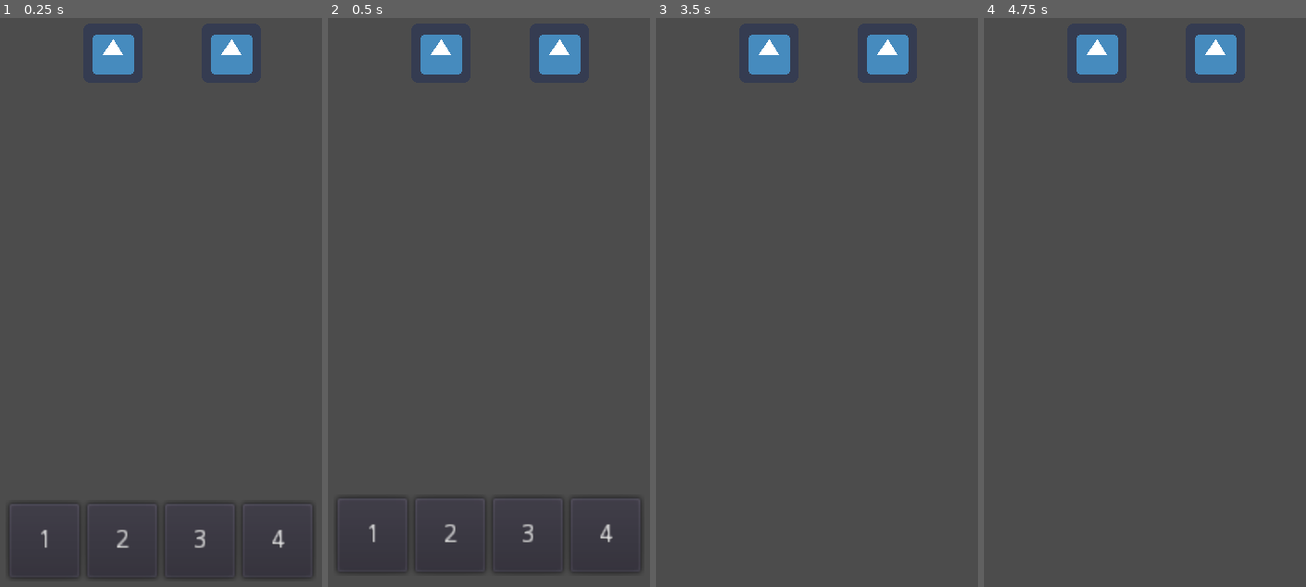
Above: before the commit, frames 1-4 (left to right).
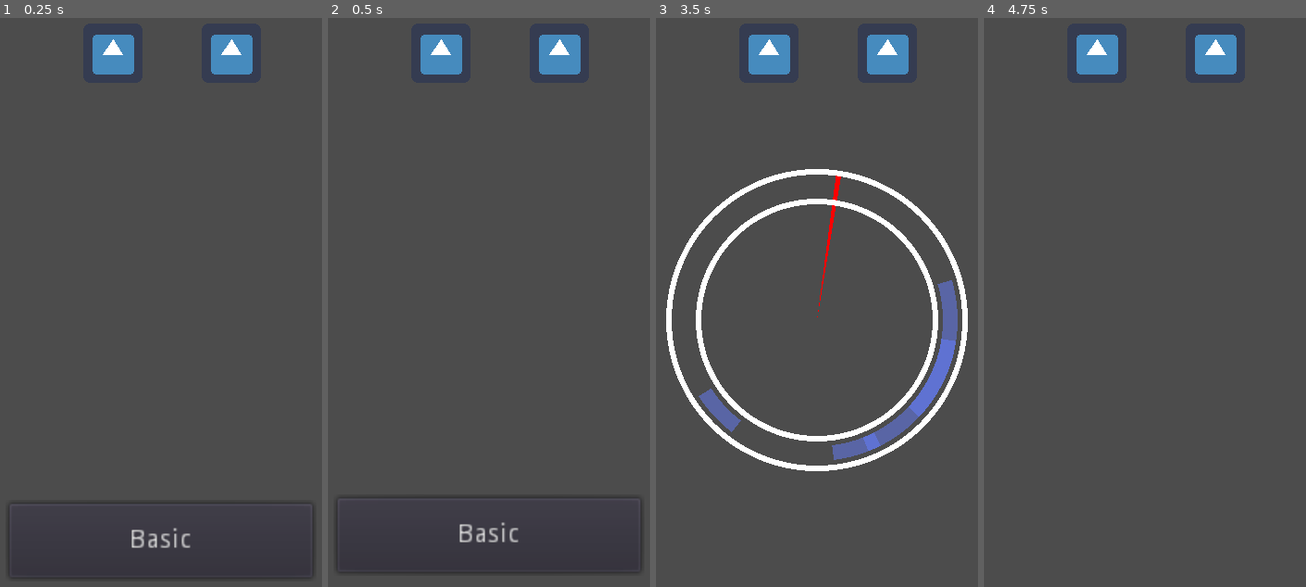
Above: after the commit, the same moments.

Repository: mharitsnf/SoulWheel
Game: Godot game, scene res://Scenes/Main/Root.tscn
The game is run twice, just before and just after one commit, with the same random seed, the same clock (stepped at 60 frames per second) and the same inputs. The engine's default icon, where the game draws it, is replaced by a stand-in: a white triangle on a blue panel in a dark square.
Inputs:
- Up to frame 1 (0.25 s): no input
- Up to frame 2 (0.5 s): no input
- Up to frame 3 (3.5 s): click "1" (after the commit: "Basic") at 0.5 s; tap Enter (ui_accept) at 1.25, 1.52, 2, 2.27, 2.75 s
- Up to frame 4 (4.75 s): tap Enter (ui_accept) at 3.77, 4.25, 4.52 s

The runs differ from the first frame. In frame 1, 0.5% of the frame differs, in the area x 12-89%, y 85-94%; in frame 2, 0.5%; in frame 3, 7.5%, in the area x 3-97%, y 26-80%; in frame 4, nothing differs.

Commit message:
Player attack. To-do: damage check, enemy attack

Diff:
--- /dev/null
+++ b/Resources/Attack Skills/Attack1.tres
@@ -0,0 +1,13 @@
+[gd_resource type="Resource" load_steps=2 format=2]
+
+[ext_resource path="res://Resources/Attack Skills/arrow_data_model.gd" type="Script" id=1]
+
+[resource]
+script = ExtResource( 1 )
+attack_type = 0
+name = "Basic"
+data = [ {
+"move_speed": 85,
+"rot_angle": 180,
+"thickness": 4
+} ]
--- /dev/null
+++ b/Resources/Attack Skills/arrow_data_model.gd
@@ -0,0 +1,6 @@
+extends Resource
+class_name ArrowDataModel
+
+export var attack_type : int
+export var name : String
+export var data : Array
--- a/Resources/Enemies/Enemy1.tres
+++ b/Resources/Enemies/Enemy1.tres
@@ -4,16 +4,15 @@
 
 [resource]
 script = ExtResource( 1 )
+enemy_type = 1
 name = "Enemy1"
 max_health = 30
 soul_areas = [ {
-"end_angle": 30,
+"move_speed": 100,
+"rot_angle": 90,
+"thickness": 20
+}, {
 "move_speed": 50,
-"start_angle": 0,
-"start_rot_angle": 20
-}, {
-"end_angle": 120,
-"move_speed": 100,
-"start_angle": 60,
-"start_rot_angle": 0
+"rot_angle": 0,
+"thickness": 60
 } ]
--- a/Resources/Enemies/enemy_data_model.gd
+++ b/Resources/Enemies/enemy_data_model.gd
@@ -1,6 +1,7 @@
 extends Resource
 class_name EnemyDataModel
 
+export var enemy_type : int
 export var name : String
 export var max_health : int
 export var soul_areas : Array
--- a/Resources/Player/player_data_model.gd
+++ b/Resources/Player/player_data_model.gd
@@ -5,9 +5,3 @@
 export var max_health : int
 
 onready var current_health = max_health
-
-var skill_deck = [
-	{
-		"name" : "basic"
-	}
-]
--- a/Scenes/Components/Player/player.gd
+++ b/Scenes/Components/Player/player.gd
@@ -5,6 +5,10 @@
 export var player_data_model : Resource
 export(PackedScene) var wheel : PackedScene
 export(PackedScene) var skill_hud : PackedScene
+
+var rng = RandomNumberGenerator.new()
+var skills := []
+var chosen_skill = null
 
 var skill_hud_ins : Control = null
 var wheel_ins : Node2D = null
@@ -19,9 +23,20 @@
 	assert(player_data_model)
 	assert(player_data_model is PlayerDataModel)
 	Globals.player = self
+	rng.randomize()
+
+	if Globals.current_area == 1 and Globals.current_round == 1:
+		_load_deck(Globals.skill_resource_paths.attack1)
 
 func play_turn():
 	print("player playing")
+
+	# Randomize current skills
+	var skill_limit = Globals.skill_deck.size() if Globals.skill_deck.size() <= 4 else 4
+	for i in range(skill_limit):
+		var chosen_skill_idx = rng.randi_range(0, skill_limit - 1)
+		var skill = Globals.skill_deck[chosen_skill_idx]
+		skills.append(skill)
 
 	# Skill selection phase
 	yield(_summon_skill_hud(), "completed")
@@ -31,43 +46,86 @@
 	# Soul lock phase
 	for character in turn_manager.get_children():
 		if character is Enemy:
-			var soul_area_data = character.get_soul_area_data()
-
-			yield(_summon_wheel(), "completed")
-
-			wheel_ins.set_enemy_data(character, soul_area_data)
-			yield(wheel_ins.draw_new_areas(), "completed") # Draw the soul areas
-			yield(wheel_ins.soul_lock(), "completed") # Rotate the soul areas; wait 3 secs or until action button is pressed
-
+			var current_enemy = Globals.enemy_loader(character)
+			yield(_summon_wheel("lock"), "completed")
+			yield(wheel_ins.set_enemy(current_enemy), "completed")
+			yield(wheel_ins.draw_areas(), "completed")
+			yield(wheel_ins.soul_lock(), "completed")
 			yield(_destroy_wheel(), "completed")
 
-			# Change this to transition effects between enemies
+			# TODO: Add transition
 			yield(get_tree().create_timer(1), "timeout")
 
-	print(WheelSingleton.saved_areas)
+	# Soul strike phase
+#	print(skills[chosen_skill])
+	yield(_summon_wheel("strike"), "completed")
+	yield(wheel_ins.set_arrows(skills[chosen_skill]), "completed")
+	yield(wheel_ins.draw_arrows(), "completed")
+	yield(wheel_ins.soul_lock(), "completed")
+	yield(_destroy_wheel(), "completed")
 
-	# Soul strike phase
+	# Deal damage
+	yield(_check_result(), "completed")
 
-	# Deal damage animation
+	_end_turn()
 
-func _summon_wheel():
+
+func _check_result():
+	yield(get_tree(), "idle_frame")
+
+	if !Globals.saved_areas.empty() and !Globals.saved_arrow.empty():
+
+		for enemy in Globals.saved_areas:
+			var is_hit = false
+
+			for arrow in Globals.saved_arrow.data:
+				var arrow_angles = _generate_angles(arrow.rot_angle, arrow.thickness)
+				print(arrow_angles)
+				for area in enemy.soul_areas:
+					pass
+
+		print(Globals.saved_areas)
+		print(Globals.saved_arrow)
+
+
+func _generate_angles(rot_angle, thickness):
+	var start_angle = -thickness
+	var end_angle = thickness + 1
+	return Vector2(start_angle + rot_angle, end_angle + rot_angle)
+
+
+func _end_turn():
+	skills = []
+	Globals.saved_areas = []
+	Globals.saved_arrow = {}
+
+
+func _load_deck(path):
+	Globals.skill_deck.append(Globals.attack_loader(path))
+
+
+func _summon_wheel(phase):
 	wheel_ins = wheel.instance()
 	Globals.root.add_child(wheel_ins)
-	yield(wheel_ins.initialize(), "completed")
+	yield(wheel_ins.initialize(phase), "completed")
+
 
 func _destroy_wheel():
 	yield(wheel_ins.destroy(), "completed")
 	wheel_ins = null
 
+
 func _summon_skill_hud():
 	skill_hud_ins = skill_hud.instance()
 	Globals.root.add_child(skill_hud_ins)
-	yield(skill_hud_ins.initialize(), "completed")
+	yield(skill_hud_ins.initialize(skills), "completed")
+
 
 func _destroy_skill_hud():
 	yield(skill_hud_ins.destroy(), "completed")
 	skill_hud_ins = null
 
-func _on_skill_button_pressed(btn_text):
-	print(btn_text)
+
+func _on_skill_button_pressed(btn_idx):
+	chosen_skill = btn_idx
 	emit_signal("skill_button_pressed")
--- a/Scenes/Components/Wheel/Wheel.tscn
+++ b/Scenes/Components/Wheel/Wheel.tscn
@@ -4,6 +4,12 @@
 
 [node name="Wheel" type="Node2D"]
 script = ExtResource( 1 )
+
+[node name="Arrows" type="Node2D" parent="."]
+
+[node name="Areas" type="Node2D" parent="."]
+
+[node name="SavedAreas" type="Node2D" parent="."]
 
 [node name="OuterLine" type="Line2D" parent="."]
 width = 3.0
@@ -12,7 +18,3 @@
 [node name="InnerLine" type="Line2D" parent="."]
 width = 3.0
 default_color = Color( 1, 1, 1, 1 )
-
-[node name="Areas" type="Node2D" parent="."]
-
-[node name="SavedAreas" type="Node2D" parent="."]
--- a/Scenes/Components/Wheel/wheel.gd
+++ b/Scenes/Components/Wheel/wheel.gd
@@ -1,14 +1,17 @@
 extends Node2D
 
 
-export(float) var soul_lock_duration = 3
+export(float) var soul_lock_duration = 5
 
 onready var outer_line = $OuterLine
 onready var inner_line = $InnerLine
 
 var rng = RandomNumberGenerator.new()
-var enemy : Enemy = null
-var soul_area_data : Array = []
+
+var enemy = null
+var arrows := {}
+
+var phase = null
 var running : bool = false
 var time_elapsed : float = 0
 
@@ -19,8 +22,15 @@
 func _process(delta):
 	if running:
 
-		for i in range($Areas.get_child_count()):
-			$Areas.get_child(i).rotation_degrees += delta * soul_area_data[i].move_speed * soul_area_data[i].rot_direction
+		if phase == "lock":
+			for i in range(enemy.soul_areas.size()):
+				enemy.soul_areas[i].rot_angle += delta * enemy.soul_areas[i].move_speed
+				$Areas.get_child(i).rotation_degrees = enemy.soul_areas[i].rot_angle
+
+		elif phase == "strike":
+			for i in range(arrows.data.size()):
+				arrows.data[i].rot_angle += delta * arrows.data[i].move_speed
+				$Arrows.get_child(i).rotation_degrees = arrows.data[i].rot_angle
 
 		time_elapsed += delta
 
@@ -28,8 +38,10 @@
 			emit_signal("stop_running")
 
 
-func initialize():
+func initialize(_phase):
 	yield(get_tree(), "idle_frame")
+
+	phase = _phase
 
 	rng.randomize()
 
@@ -39,7 +51,7 @@
 	_e = connect("start_running", self, "_on_start_running")
 
 	_draw_outline()
-	_draw_saved_areas()
+	_draw_saved_area()
 
 
 func destroy():
@@ -47,23 +59,52 @@
 	queue_free()
 
 
-func set_enemy_data(_enemy, _soul_area_data):
+func set_enemy(_enemy):
+	yield(get_tree(), "idle_frame")
+
+	var processed_souls = []
+
+	for soul in _enemy.soul_areas:
+		var tmp_soul = soul.duplicate()
+		tmp_soul.thickness = _thickness_preprocess(tmp_soul.thickness)
+		tmp_soul.move_speed += rng.randf_range(-20, 20)
+		tmp_soul.rot_angle += rng.randf_range(-180, 180)
+		processed_souls.append(tmp_soul)
+
+	_enemy.soul_areas = processed_souls
+
 	enemy = _enemy
-	soul_area_data = _soul_area_data
-
-	for soul_area in soul_area_data:
-		soul_area.move_speed += rng.randf_range(-20, 20)
-		soul_area.start_rot_angle += rng.randf_range(-5, 5)
-		soul_area.rot_direction = (rng.randi_range(0, 1) * 2) - 1
 
 
-func draw_new_areas():
+func set_arrows(_arrows):
 	yield(get_tree(), "idle_frame")
 
-	for single_data in soul_area_data:
-		var new_area = _create_area(single_data.start_rot_angle)
+	var processed_arrows = []
+
+	for arrow in _arrows.data:
+		var tmp_arrow = arrow.duplicate()
+		tmp_arrow.thickness = _thickness_preprocess(tmp_arrow.thickness)
+		processed_arrows.append(tmp_arrow)
+
+	_arrows.data = processed_arrows
+	arrows = _arrows
+
+
+func draw_areas():
+	yield(get_tree(), "idle_frame")
+
+	for soul in enemy.soul_areas:
+		var new_area = _create_area(soul.rot_angle)
 		$Areas.add_child(new_area)
-		_draw_area(new_area, 72, single_data.start_angle, single_data.end_angle)
+		_draw_area(new_area, 72, soul.thickness)
+
+
+func draw_arrows():
+	yield(get_tree(), "idle_frame")
+
+	for arrow in arrows.data:
+		var arrow_display = _create_arrow(arrow.thickness, arrow.rot_angle)
+		$Arrows.add_child(arrow_display)
 
 
 func soul_lock():
@@ -82,14 +123,18 @@
 		inner_line.add_point(_calculate_point_on_circle(radian, 64))
 
 
-func _draw_saved_areas():
-	pass
+func _draw_area(line_node: Line2D, radius: float, thickness : int) -> void:
+	for i in range(-thickness, thickness + 1):
+		var radian = deg2rad(1.0 * i)
+		line_node.add_point(_calculate_point_on_circle(radian, radius))
 
 
-func _draw_area(line_node: Line2D, radius: float, start_angle: int, end_angle: int) -> void:
-	for i in range(start_angle, end_angle + 1):
-		var radian = deg2rad(1.0 * i)
-		line_node.add_point(_calculate_point_on_circle(radian, radius))
+func _draw_saved_area():
+	for enemy in Globals.saved_areas:
+		for area in enemy.soul_areas:
+			var saved_area = _create_area(area.rot_angle)
+			$SavedAreas.add_child(saved_area)
+			_draw_area(saved_area, 72, area.thickness)
 
 
 func _calculate_point_on_circle(radian: float, radius: float) -> Vector2:
@@ -101,10 +146,37 @@
 
 
 func _create_area(rot_angle):
-	var area = Line2D.new()
+	var area : Line2D = Line2D.new()
 	area.width = 8
 	area.rotation_degrees = rot_angle
+	area.default_color.a = 0.5
 	return area
+
+
+func _create_arrow(thickness : int, rot_angle : int):
+	thickness = _thickness_preprocess(thickness)
+
+	var new_polygon = Polygon2D.new()
+	new_polygon.color = Color(1, 0, 0, 1)
+	new_polygon.rotation_degrees = rot_angle
+
+	var origin_point = Vector2.ZERO
+	var points = [Vector2.ZERO]
+
+	for i in range(-thickness, thickness + 1):
+		var radian = deg2rad(1.0 * i)
+		var point = _calculate_point_on_circle(radian, 80)
+		points.append(point)
+
+	new_polygon.polygon = points
+
+	return new_polygon
+
+
+func _thickness_preprocess(thickness):
+	thickness = fmod(abs(thickness), 361)
+	thickness = floor(clamp(thickness, 2, 360) / 2)
+	return thickness
 
 
 func _on_start_running():
@@ -115,10 +187,7 @@
 	running = false
 	time_elapsed = 0
 
-	var locked_areas = []
-	for i in range($Areas.get_child_count()):
-		var locked_area = soul_area_data[i]
-		locked_area.current_rotation = $Areas.get_child(i).rotation_degrees
-		locked_areas.append(locked_area)
-
-	WheelSingleton.saved_areas[enemy.get_instance_id()] = locked_areas
+	if phase == "lock":
+		Globals.saved_areas.append(enemy)
+	elif phase == "strike":
+		Globals.saved_arrow = arrows
--- a/Scenes/Main/turn_manager.gd
+++ b/Scenes/Main/turn_manager.gd
@@ -8,6 +8,8 @@
 func initialize():
 	active_character = get_child(0)
 
+	var atk1 = load("res://Resources/Attack Skills/Attack1.tres")
+
 
 func play_turn():
 	yield(active_character.play_turn(), "completed")
--- a/Scenes/UI/Skills.tscn
+++ b/Scenes/UI/Skills.tscn
@@ -27,31 +27,4 @@
 margin_bottom = 40.0
 alignment = 1
 
-[node name="Button" type="Button" parent="MarginContainer/ButtonContainer"]
-margin_right = 38.0
-margin_bottom = 40.0
-size_flags_horizontal = 3
-text = "1"
-
-[node name="Button2" type="Button" parent="MarginContainer/ButtonContainer"]
-margin_left = 42.0
-margin_right = 80.0
-margin_bottom = 40.0
-size_flags_horizontal = 3
-text = "2"
-
-[node name="Button3" type="Button" parent="MarginContainer/ButtonContainer"]
-margin_left = 84.0
-margin_right = 122.0
-margin_bottom = 40.0
-size_flags_horizontal = 3
-text = "3"
-
-[node name="Button4" type="Button" parent="MarginContainer/ButtonContainer"]
-margin_left = 126.0
-margin_right = 164.0
-margin_bottom = 40.0
-size_flags_horizontal = 3
-text = "4"
-
 [node name="Tween" type="Tween" parent="."]
--- a/Scenes/UI/skills.gd
+++ b/Scenes/UI/skills.gd
@@ -6,11 +6,13 @@
 onready var btn_container = $MarginContainer/ButtonContainer
 
 
-func initialize():
-	for btn in btn_container.get_children():
-		if btn is Button:
-			btn.rect_size = Vector2(40, 40)
-			btn.connect("pressed", Globals.player, "_on_skill_button_pressed", [btn.text])
+func initialize(_skills):
+	for skill in _skills:
+		var btn = Button.new()
+		btn.text = skill.name
+		btn.size_flags_horizontal = Control.SIZE_EXPAND_FILL
+		btn_container.add_child(btn)
+		btn.connect("pressed", Globals.player, "_on_skill_button_pressed", [btn.get_index()])
 
 	$Tween.interpolate_property(
 		self,
--- /dev/null
+++ b/Singletons/enemy_processor.gd
@@ -0,0 +1,4 @@
+extends Node
+
+func process_enemy():
+	pass
--- a/Singletons/globals.gd
+++ b/Singletons/globals.gd
@@ -2,3 +2,39 @@
 
 var root : Node
 var player : Player
+
+var current_area = 1
+var current_round = 1
+
+var saved_areas = []
+var saved_arrow = {}
+
+var skill_deck := []
+var skill_resource_paths = {
+	"attack1" : "res://Resources/Attack Skills/Attack1.tres"
+}
+
+
+func attack_loader(path : String):
+	var ADM = load(path)
+	var attack_object = {}
+
+	if ADM is ArrowDataModel:
+		attack_object.attack_type = ADM.attack_type
+		attack_object.name = ADM.name
+		attack_object.data = ADM.data.duplicate()
+
+	return attack_object
+
+
+func enemy_loader(enemy : Enemy):
+	var EDM = enemy.enemy_data_model
+	var enemy_object = {}
+
+	enemy_object.node = enemy
+	if EDM is EnemyDataModel:
+		enemy_object.enemy_type = EDM.enemy_type
+		enemy_object.name = EDM.name
+		enemy_object.soul_areas = EDM.soul_areas.duplicate()
+
+	return enemy_object
--- a/Singletons/wheel_singleton.gd
+++ /dev/null
@@ -1,3 +0,0 @@
-extends Node
-
-var saved_areas : Dictionary = {}
--- a/project.godot
+++ b/project.godot
@@ -9,6 +9,11 @@
 config_version=4
 
 _global_script_classes=[ {
+"base": "Resource",
+"class": "ArrowDataModel",
+"language": "GDScript",
+"path": "res://Resources/Attack Skills/arrow_data_model.gd"
+}, {
 "base": "Node2D",
 "class": "Character",
 "language": "GDScript",
@@ -40,6 +45,7 @@
 "path": "res://Scenes/Main/turn_manager.gd"
 } ]
 _global_script_class_icons={
+"ArrowDataModel": "",
 "Character": "",
 "Enemy": "",
 "EnemyDataModel": "",
@@ -58,7 +64,7 @@
 
 Configurations="*res://Singletons/configurations.gd"
 Globals="*res://Singletons/globals.gd"
-WheelSingleton="*res://Singletons/wheel_singleton.gd"
+EnemyProcessor="*res://Singletons/enemy_processor.gd"
 
 [display]
 
